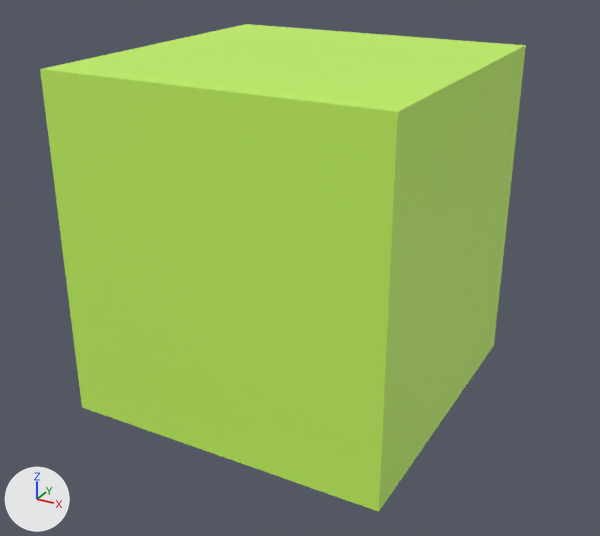
An edit to the Blender file models/base_game/objects/spawn_ally.blend, drawn before and after from the same camera.
The view is the same before and after, from a camera (50 mm lens) standing at (0.554, -1.011, 0.916) and looking at (0.009, -0.022, 0.421). The axes (+X, +Y, +Z) are drawn at lower left. The lights are the same throughout. The older version comes first.

In view in the first picture: 'SpawnAlly'.
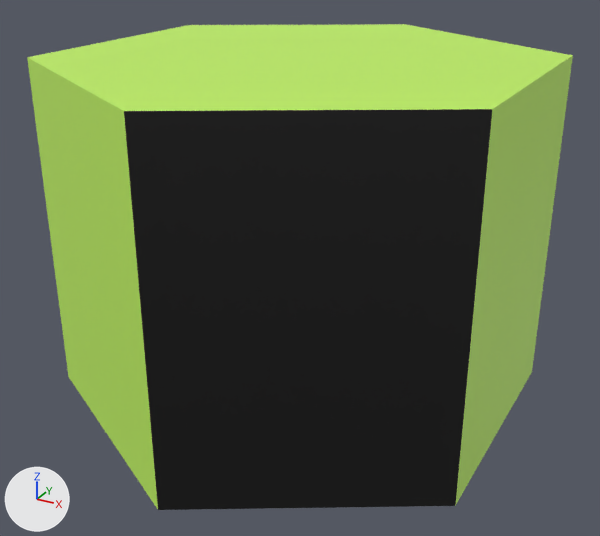
Location of each change, [x1, y1, x2, y2] in pixels of the pictures (600 x 536 px):
'SpawnAlly', reshaped (12% wider): before [40, 24, 526, 512]; after [27, 24, 573, 510]

The change, as a diff of the scene's bpy script:
```diff
--- a/models/base_game/objects/spawn_ally.blend.py
+++ b/models/base_game/objects/spawn_ally.blend.py
@@ me_cylinder @@
 # used by ob_spawnally; location = (0.0, 0.0, 0.0)
-me_cylinder.from_pydata(...)  # 8 vertices, 6 faces; spans x -0.242..0.242, y -0.242..0.242, z 0.225..0.725
+me_cylinder.from_pydata(...)  # 12 vertices, 8 faces; spans x -0.321..0.321, y -0.371..0.371, z 0.225..0.725
+# me_cylinder part 1: the whole mesh is rebuilt
 me_cylinder.materials.append(mat_basepalette)
```
